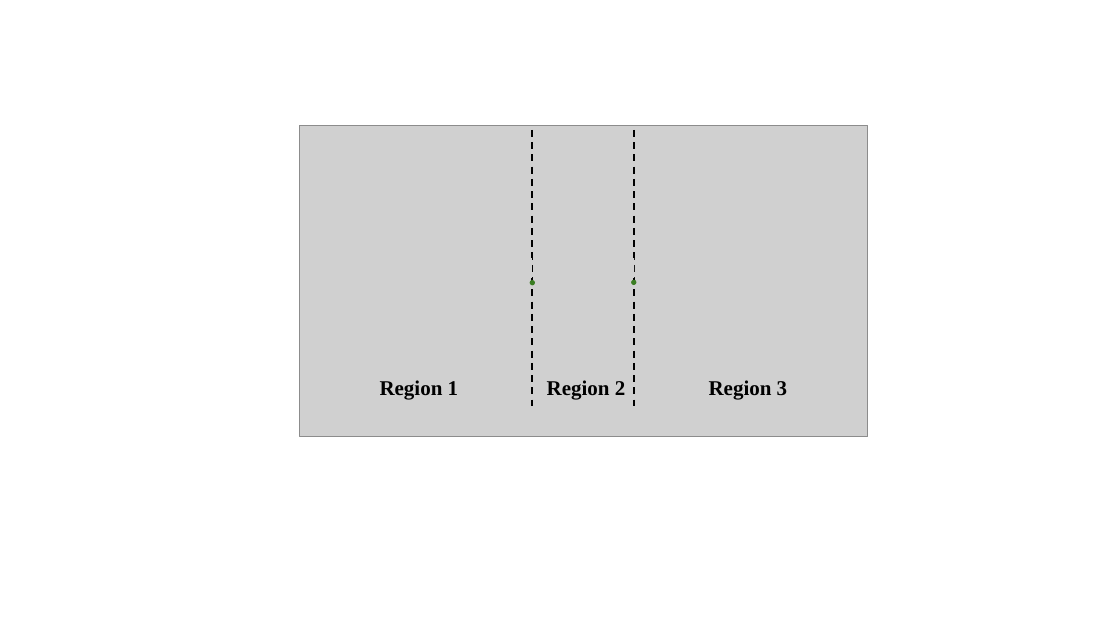
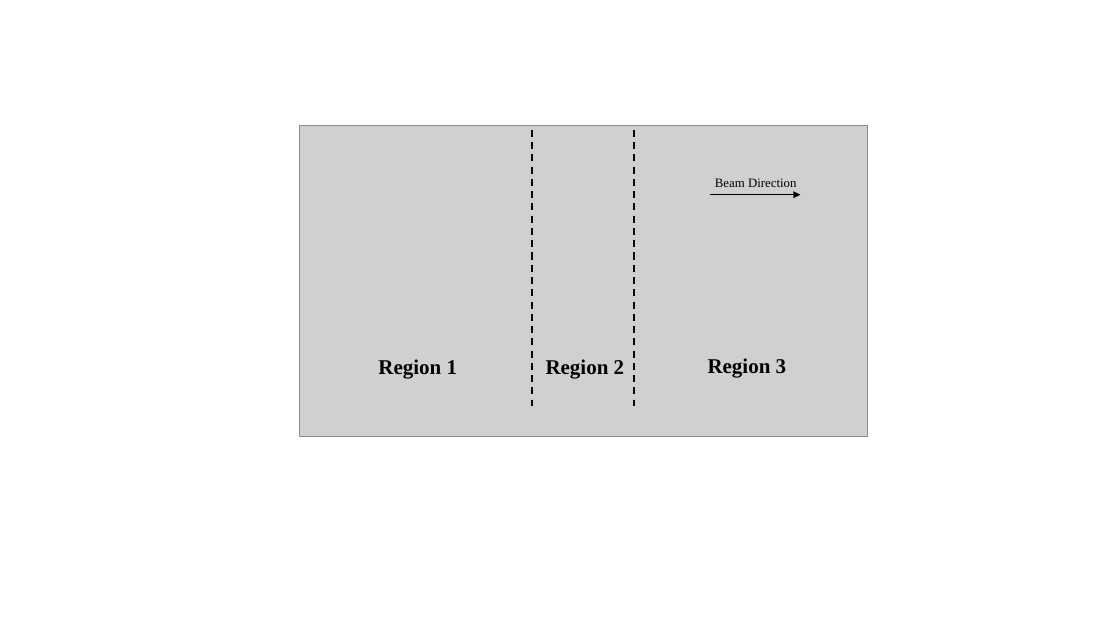
Before and after one commit to RobertXii/BaF-Error-Signal-Simulation, a slide deck: slide 1 of Figures/Final/Figure Edits.pptx. Drawn at 1120x630 pixels with LibreOffice and Linux fonts; fonts in the diff are those of the drawing; grey boxes stand for pictures. Boxes give left, top, right and bottom in pixels: in the first picture for what was removed or moved away, otherwise in the second. Text is boxed around its words. In the diff, an @@ line names an element or a change of style, - is before the commit and + after.

```diff
--- a/Figures/Final/Figure Edits.pptx
+++ b/Figures/Final/Figure Edits.pptx
@@ text added at box(715, 178, 797, 187), 11 pt, text #000000 @@
+Beam Direction
@@ arrow added from (710, 195) to (801, 195), #000000 1.25 pt @@
@@ picture removed at box(610, 258, 634, 278) @@
@@ ellipse removed at box(530, 280, 535, 285) @@
@@ ellipse removed at box(631, 280, 636, 285) @@
@@ 3 texts: place and size @@
-3 texts at box(380, 380, 787, 400)
+3 texts at box(378, 358, 786, 379)
```
Also in this commit, not shown: 12 slides added, 3 other files.
